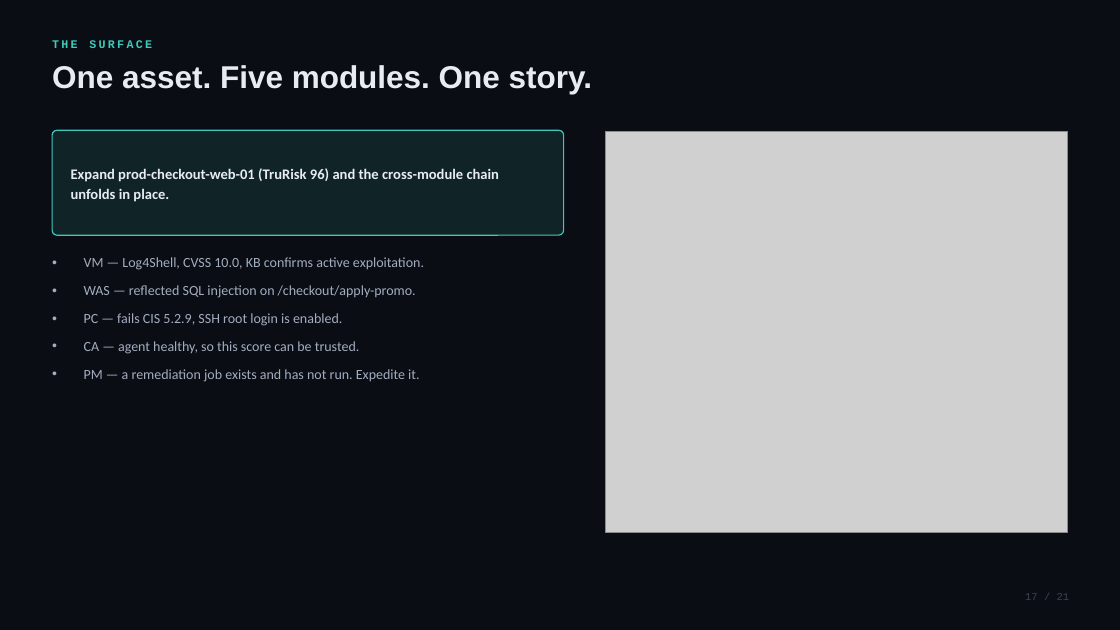
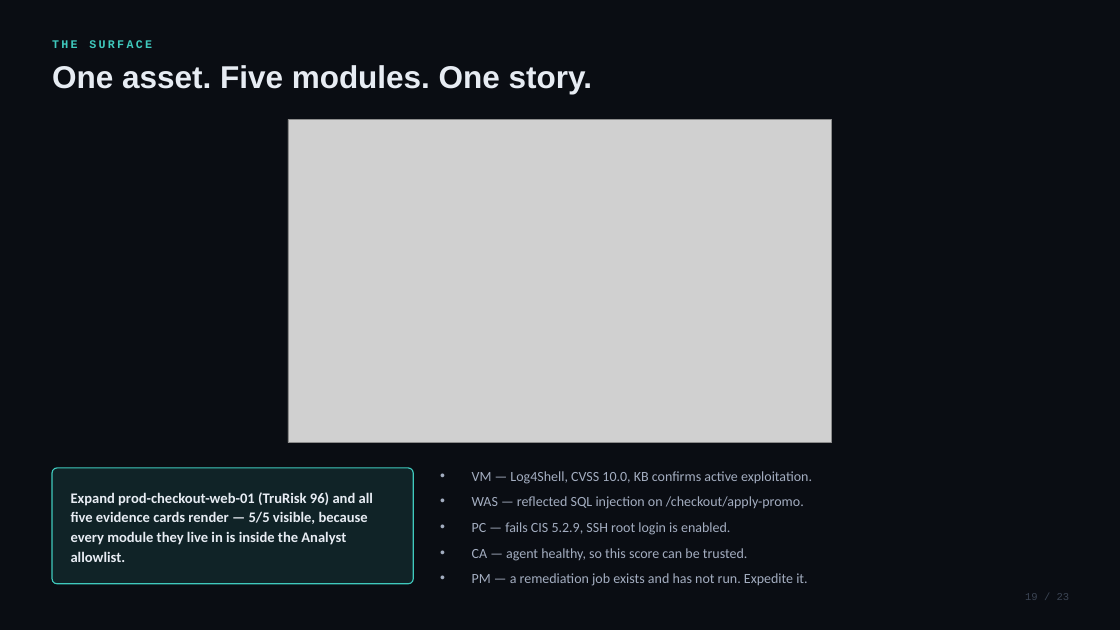
Before and after one commit to mayukhg/qualys-mcp-app, a slide deck: slide 19 of portfolio/risk-copilot-deck-full.pptx (slide 17 before the commit). Drawn at 1120x630 pixels with LibreOffice and Linux fonts; fonts in the diff are those of the drawing; grey boxes stand for pictures. Boxes give left, top, right and bottom in pixels: in the first picture for what was removed or moved away, otherwise in the second. Text is boxed around its words. In the diff, an @@ line names an element or a change of style, - is before the commit and + after.

```diff
--- a/portfolio/risk-copilot-deck-full.pptx
+++ b/portfolio/risk-copilot-deck-full.pptx
@@ picture: place and size @@
-picture at (606, 132, 1068, 533)
+picture at (288, 119, 832, 443)
@@ rounded rectangle: place and size @@
-rounded rectangle at (52, 130, 564, 235)
+rounded rectangle at (52, 468, 413, 584)
@@ rounded rectangle at (52, 468, 413, 584): proportions changed @@
@@ text "VM — Log4Shell, CVSS 10.0, ...": place and size @@
-text "VM — Log4Shell, CVSS 10.0, ..." at (84, 257, 424, 382)
+text "VM — Log4Shell, CVSS 10.0, ..." at (472, 471, 812, 586)
@@ text "VM — Log4Shell, CVSS 10.0, ..." at (472, 471, 812, 586): less space between paragraphs; vertical alignment top to middle @@
@@ text at (71, 492, 373, 562): text changed @@
-Expand prod-checkout-web-01 (TruRisk 96) and the cross-module chain unfolds in place.
+Expand prod-checkout-web-01 (TruRisk 96) and all five evidence cards render — 5/5 visible, because every module they live in is inside the Analyst allowlist.
@@ text at (1025, 593, 1070, 600): text changed @@
-17 / 21
+19 / 23
```
Also in this commit, not shown: 18 other slides changed, 3 slides added, 1 slide removed, 7 other files.
